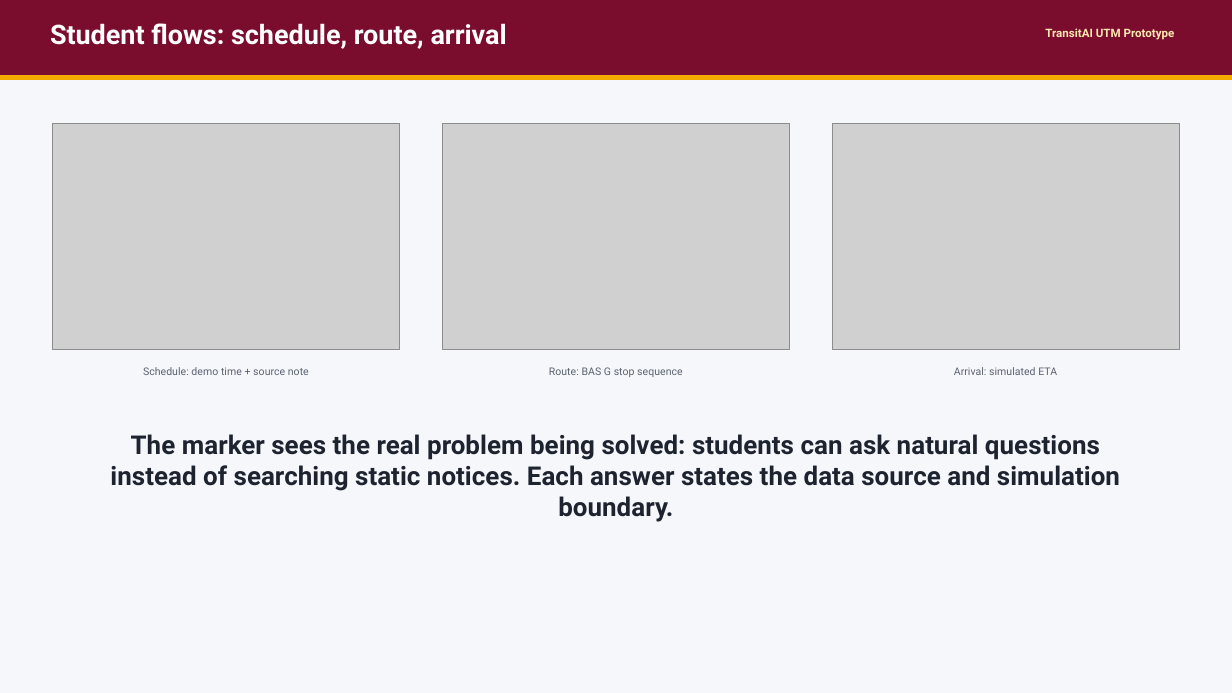
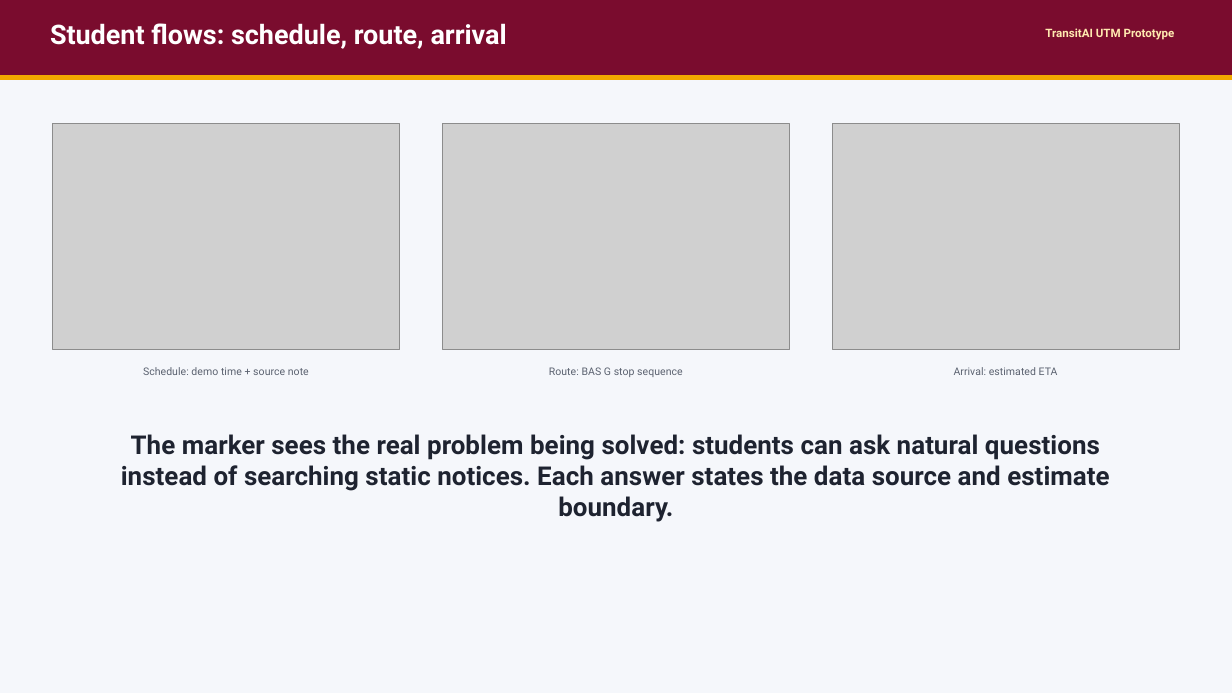
Before and after one commit to kang2000/MECS0033-52-Group5Asg1, a slide deck: slide 5 of prototype/TransitAI_UTM_Prototype_Demo.pptx. Drawn at 1232x693 pixels with LibreOffice and Linux fonts; fonts in the diff are those of the drawing; grey boxes stand for pictures. Boxes give left, top, right and bottom in pixels: in the first picture for what was removed or moved away, otherwise in the second. Text is boxed around its words. In the diff, an @@ line names an element or a change of style, - is before the commit and + after.

```diff
--- a/prototype/TransitAI_UTM_Prototype_Demo.pptx
+++ b/prototype/TransitAI_UTM_Prototype_Demo.pptx
@@ text at <box>954,367,1058,375</box>: text changed @@
-Arrival: simulated ETA
+Arrival: estimated ETA
@@ text at <box>121,434,1109,522</box>: text changed @@
-The marker sees the real problem being solved: students can ask natural questions instead of searching static notices. Each answer states the data source and simulation boundary.
+The marker sees the real problem being solved: students can ask natural questions instead of searching static notices. Each answer states the data source and estimate boundary.
```
Also in this commit, not shown: 4 other slides changed, 16 other files.
